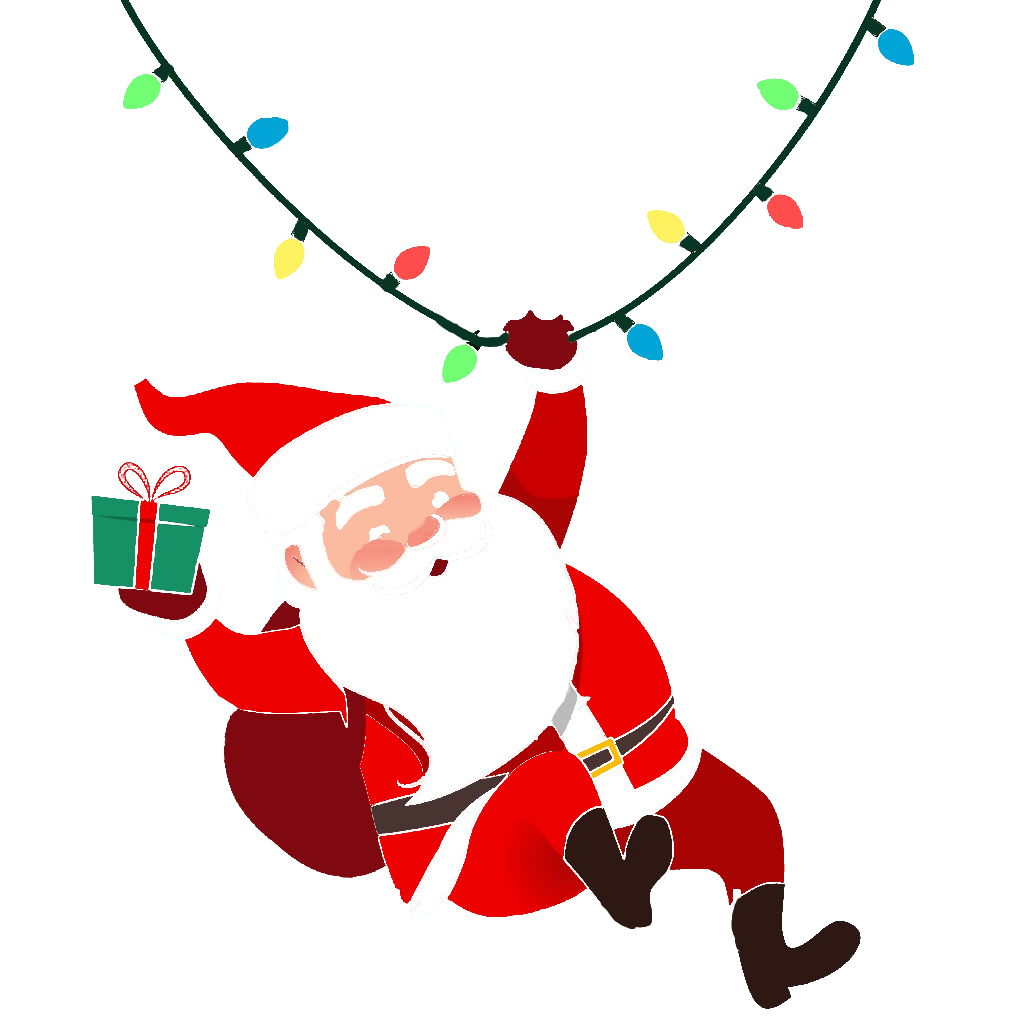
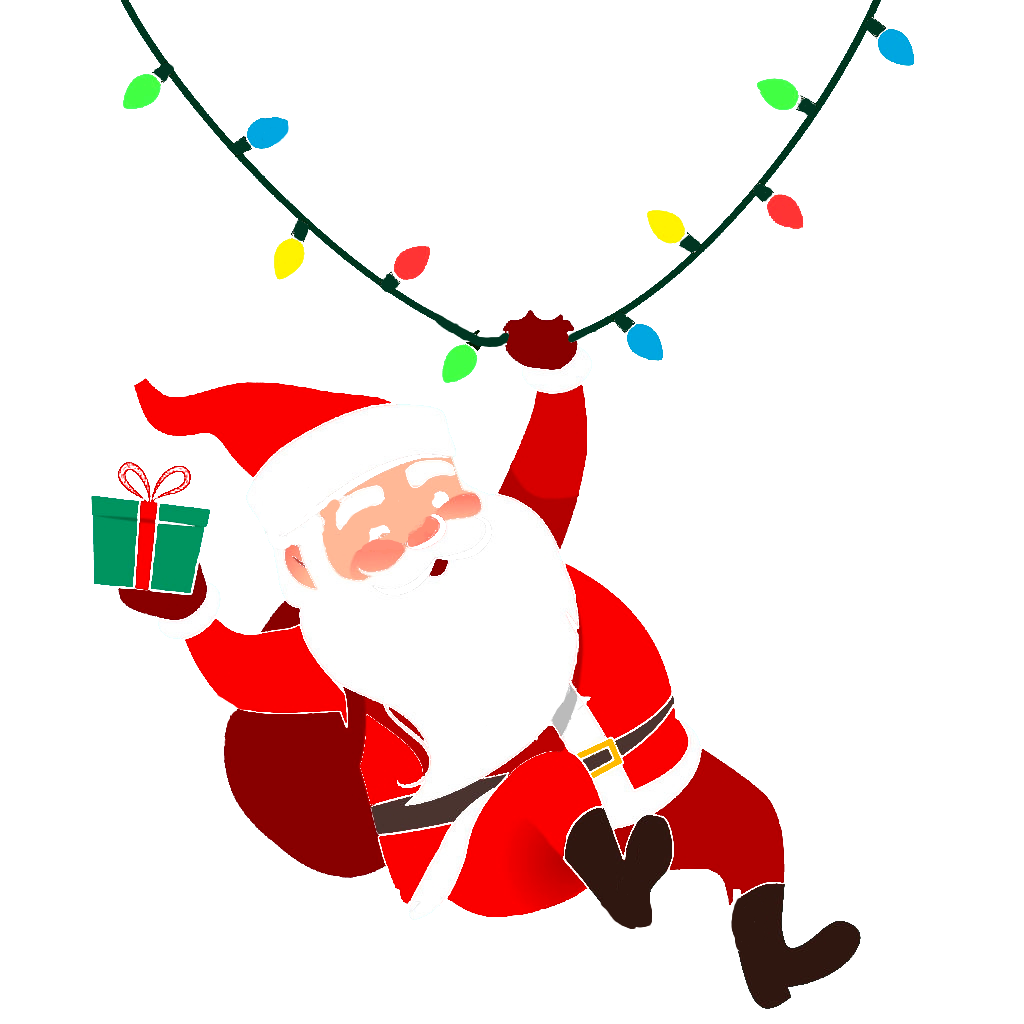
Revision of a layered 1024×1024 image; what changed, layer by layer:
painted on "Capa pegada" over (91, 0, 914, 1007)
